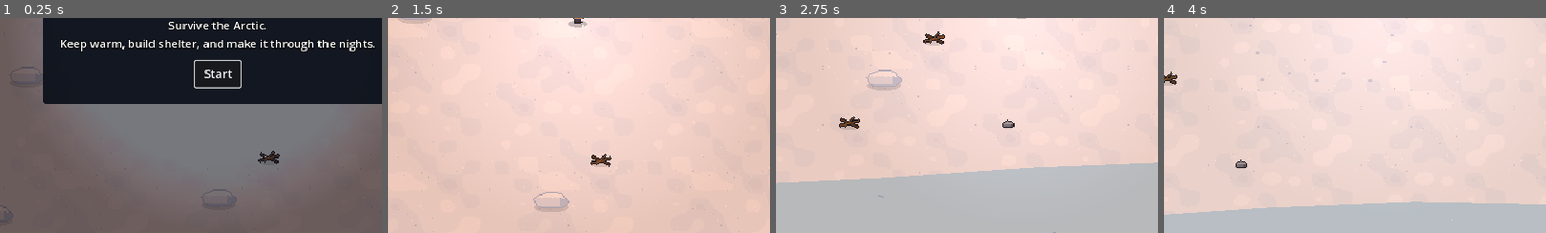
Above: before the commit, frames 1-4 (left to right).
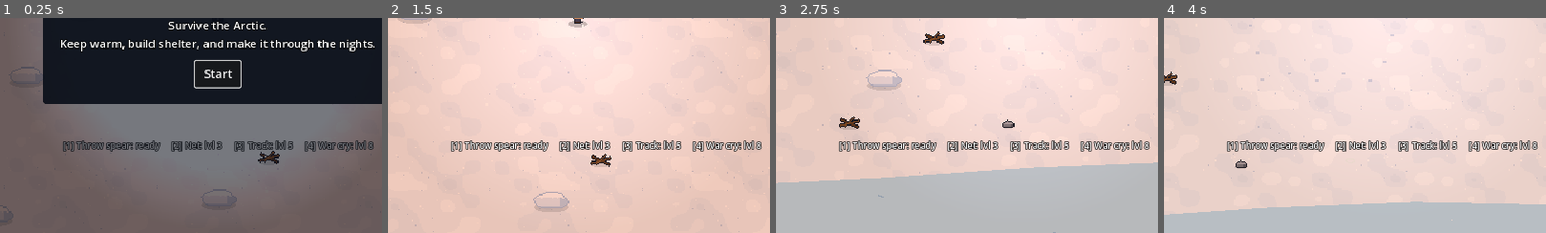
Above: after the commit, the same moments.

Repository: erik123567/Igloo
Game: Godot game, scene res://main.tscn
Same seed, same stepped clock (60 frames per second), same inputs: the game is played once before the commit and once after it.
Inputs (mouse positions are % of the whole screen's width and height, from its top left):
- Up to frame 1 (0.25 s): no input
- Up to frame 2 (1.5 s): click "Start" at 0.5 s; tap Enter (continue) at 1.25 s; move the mouse to (72, 45) at 1.27 s; hold D (move_right) from 1.28 s (still down); tap Space (attack) at 1.35 s; click (72, 45) at 1.42 s
- Up to frame 3 (2.75 s): tap Enter (continue) at 1.55, 2.1 s; move the mouse to (30, 55) at 2.02 s; release D (move_right) at 2.03 s; hold S (move_down) from 2.03 s (still down); click (30, 55) at 2.17 s; tap Q (eat) at 2.3 s
- Up to frame 4 (4 s): move the mouse to (60, 28) at 2.77 s; release S (move_down) at 2.78 s; hold D (move_right) 2.78-3.53 s; tap Q (eat) at 2.85 s; click (60, 28) at 2.92 s; right-click (60, 28) at 3.05 s; move the mouse to (45, 70) at 3.52 s; hold W (move_up) from 3.53 s (still down); right-click (45, 70) at 3.6 s; click (45, 70) at 3.67 s; tap Z (sleep) at 3.8 s
The pictures show only the part of the screen within x 22-72%, y 50-100%; the shares and areas given below are measured in that part.

The runs differ from the first frame. In frame 1, 1.9% of the frame differs, in the area x 16-98%, y 56-63%; in frame 2, 2.4%; in frame 3, 2.3%; in frame 4, 2.3%.

Commit message:
Abilities, death drops your pack, classes at level 6
Keys 1-4: throw spear (slows), net (roots), track (lowers armor), war cry
(faster attacks and movement), unlocking at levels 1/3/5/8. Dying no
longer ends the game: your pack stays where you fell and you wake up at
home. At level 6 you pick Hunter, Tracker or Shaman.

Co-Authored-By: Claude Opus 5.5 <noreply@anthropic.com>
Claude-Session: https://claude.ai/code/session_01YCsowYakhHQPR7bwZeZjoV

Diff:
--- a/scripts/arrow.gd
+++ b/scripts/arrow.gd
@@ -7,6 +7,8 @@
 var speed := 430.0
 var life := 0.8
 var damage := 10.0
+var kind := "arrow"      # "arrow", "spear" (slows) or "net" (roots)
+var target = null        # thrown spears and nets home in on their target
 
 
 func _ready() -> void:
@@ -16,6 +18,17 @@
 
 func _process(delta: float) -> void:
 	if main.game_over or main.sleeping:
+		return
+	if target != null:
+		if not is_instance_valid(target) or target.is_queued_for_deletion():
+			queue_free()
+			return
+		dir = (target.position + Vector2(0, -6) - position).normalized()
+		rotation = dir.angle()
+		if position.distance_to(target.position + Vector2(0, -6)) < 10.0:
+			_hit_target()
+			return
+		position += dir * speed * delta
 		return
 	position += dir * speed * delta
 	life -= delta
@@ -31,7 +44,30 @@
 			return
 
 
+func _hit_target() -> void:
+	if kind == "spear":
+		target.take_hit(shooter, damage)
+		if is_instance_valid(target) and not target.is_queued_for_deletion():
+			target.apply_slow(3.0)
+	elif kind == "net":
+		var t := 3.0 + (1.0 if shooter.subclass == "hunter" else 0.0)
+		target.apply_root(t)
+		main.float_text(target.position + Vector2(0, -26), "Netted!", Color(0.95, 0.85, 0.5))
+		if target.has_method("take_hit") and target.is_in_group("hare"):
+			target.take_hit(shooter, 1.0)
+	queue_free()
+
+
 func _draw() -> void:
+	if kind == "net":
+		draw_arc(Vector2.ZERO, 6, 0, TAU, 12, Color(0.85, 0.75, 0.5), 1.0)
+		draw_line(Vector2(-5, -3), Vector2(5, 3), Color(0.85, 0.75, 0.5), 1.0)
+		draw_line(Vector2(-5, 3), Vector2(5, -3), Color(0.85, 0.75, 0.5), 1.0)
+		return
+	if kind == "spear":
+		draw_line(Vector2(-14, 0), Vector2(8, 0), Color(0.5, 0.34, 0.18), 2.0)
+		draw_colored_polygon(PackedVector2Array([Vector2(8, -3), Vector2(14, 0), Vector2(8, 3)]), Color(0.3, 0.3, 0.35))
+		return
 	draw_line(Vector2(-8, 0), Vector2(5, 0), Color(0.55, 0.38, 0.2), 1.5)
 	draw_colored_polygon(PackedVector2Array([Vector2(5, -2), Vector2(9, 0), Vector2(5, 2)]), Color(0.3, 0.3, 0.35))
 	draw_line(Vector2(-8, 0), Vector2(-10, -2), Color(0.95, 0.95, 0.95), 1.0)
--- a/scripts/bear.gd
+++ b/scripts/bear.gd
@@ -45,6 +45,10 @@
 var _moving := false
 var _print_dist := 0.0
 var _windup := 0.0
+var _slow_t := 0.0       # slowed by a thrown spear
+var _root_t := 0.0       # caught in a net
+var _track_t := 0.0      # tracked: armor lowered
+var _track_amt := 0.0
 var _kb := Vector2.ZERO
 var _recover := 0.0      # standing still after an attack: free hits for you
 var _freeze := 0.0       # hitstop
@@ -77,6 +81,34 @@
 	return 18.0 * float(_v["scale"])
 
 
+func apply_slow(t: float) -> void:
+	_slow_t = maxf(_slow_t, t)
+
+
+func apply_root(t: float) -> void:
+	_root_t = maxf(_root_t, t * (0.5 if is_boss() else 1.0))
+
+
+func apply_track(t: float, amount: float) -> void:
+	_track_t = t
+	_track_amt = amount
+
+
+func armor_now() -> float:
+	return float(_v["armor"]) - (_track_amt if _track_t > 0.0 else 0.0)
+
+
+func _status_draw(sc: float) -> void:
+	if _root_t > 0.0:
+		var c := Color(0.85, 0.75, 0.5, 0.9)
+		for k in 4:
+			var x := (-1.5 + k) * 6.0 * sc
+			draw_line(Vector2(x - 6 * sc, -14 * sc), Vector2(x + 6 * sc, 2), c, 1.0)
+			draw_line(Vector2(x + 6 * sc, -14 * sc), Vector2(x - 6 * sc, 2), c, 1.0)
+	if _track_t > 0.0:
+		draw_string(ThemeDB.fallback_font, Vector2(-4, -22 * sc), "v", HORIZONTAL_ALIGNMENT_LEFT, -1, 12, Color(1, 0.8, 0.3))
+
+
 func freeze(t: float) -> void:
 	_freeze = t
 
@@ -93,6 +125,9 @@
 	_angry = maxf(_angry - delta, 0.0)
 	_hurt = maxf(_hurt - delta, 0.0)
 	_flash = maxf(_flash - delta, 0.0)
+	_slow_t = maxf(_slow_t - delta, 0.0)
+	_root_t = maxf(_root_t - delta, 0.0)
+	_track_t = maxf(_track_t - delta, 0.0)
 	var player = main.player
 	var to_p: Vector2 = player.position - position
 	var dist := to_p.length()
@@ -131,6 +166,10 @@
 				_wander = (home - position).normalized()
 		vel = _wander * ROAM_SPEED
 
+	if _root_t > 0.0:
+		vel = Vector2.ZERO
+	elif _slow_t > 0.0:
+		vel *= 0.7
 	var new_pos := position + vel * delta
 	var push: Vector2 = main.fear_push(new_pos)
 	if push != Vector2.ZERO:
@@ -151,7 +190,7 @@
 
 
 func take_hit(player, damage: float = 1.0) -> void:
-	damage = maxf(damage * (1.0 - player.armor_reduction(float(_v["armor"]))), 1.0)
+	damage = maxf(damage * (1.0 - player.armor_reduction(armor_now())), 1.0)
 	hp -= damage
 	_flash = 0.07
 	_hurt = 0.15
@@ -191,6 +230,7 @@
 	var rear := Vector2(0, -3) if _windup > 0.0 else Vector2.ZERO
 	draw_texture(TEX[frame], Vector2(-15, -15) + rear, tint)
 	draw_set_transform(Vector2.ZERO, 0, Vector2.ONE)
+	_status_draw(sc)
 	if main.player.order_target == self:
 		draw_set_transform(Vector2(0, 2), 0, Vector2(1, 0.5))
 		draw_arc(Vector2.ZERO, hit_radius + 8.0, 0, TAU, 28, Color(1, 0.2, 0.15, 0.9), 1.5)
--- a/scripts/hare.gd
+++ b/scripts/hare.gd
@@ -78,3 +78,15 @@
 	var frame := (int(_anim) % 2) if _moving else 0
 	draw_texture(TEX[frame], Vector2(-6, -10))
 	draw_set_transform(Vector2.ZERO, 0, Vector2.ONE)
+
+
+func apply_slow(_t: float) -> void:
+	pass
+
+
+func apply_root(_t: float) -> void:
+	pass
+
+
+func apply_track(_t: float, _a: float) -> void:
+	pass
--- a/scripts/hud.gd
+++ b/scripts/hud.gd
@@ -63,6 +63,8 @@
 var _boss_bar: ProgressBar
 var _inv_panel: PanelContainer
 var _inv_label: Label
+var _abilities: Label
+var _class_box: CenterContainer
 var _craft: PanelContainer
 var _craft_label: Label
 var _fade: ColorRect
@@ -176,6 +178,11 @@
 	_inv_label.custom_minimum_size = Vector2(640, 0)
 	_inv_panel.add_child(_inv_label)
 
+	# Ability bar, bottom centre
+	_abilities = _label(15, HORIZONTAL_ALIGNMENT_CENTER)
+	_wide(_abilities, 1.0, -158.0, -132.0)
+	root.add_child(_abilities)
+
 	# Help panel, right side
 	_help = PanelContainer.new()
 	_help.add_theme_stylebox_override("panel", _panel_style())
@@ -230,6 +237,15 @@
 	_end_title = end[1]
 	_end_text = end[2]
 	_end_buttons = end[3]
+
+	var cls := _make_menu(root, true)
+	_class_box = cls[0]
+	cls[1].text = "CHOOSE YOUR PATH"
+	cls[2].text = "You've reached level 6. Pick a class. This can't be changed."
+	_add_button(cls[3], "Hunter: +4 damage, 20% Giant Swing (+15), longer nets", func(): _pick_class("hunter"))
+	_add_button(cls[3], "Tracker: 12% faster, +25% XP, Track -6 armor", func(): _pick_class("tracker"))
+	_add_button(cls[3], "Shaman: regenerate health, 30% less cold, War cry heals", func(): _pick_class("shaman"))
+	(cls[3] as BoxContainer).vertical = true
 
 	var title := _make_menu(root, true)
 	_title_box = title[0]
@@ -431,11 +447,10 @@
 		first = _add_button(_end_buttons, "Keep playing", func(): main.continue_endless())
 		_add_button(_end_buttons, "New game", func(): main.restart("new"))
 	else:
+		first = _add_button(_end_buttons, "Wake up at home", func(): main.respawn())
 		if main.has_save():
-			first = _add_button(_end_buttons, "Retry from this morning", func(): main.restart("continue"))
-			_add_button(_end_buttons, "New game", func(): main.restart("new"))
-		else:
-			first = _add_button(_end_buttons, "Try again", func(): main.restart("new"))
+			_add_button(_end_buttons, "Reload this morning", func(): main.restart("continue"))
+		_add_button(_end_buttons, "New game", func(): main.restart("new"))
 	_end_box.visible = true
 	first.grab_focus()
 
@@ -498,6 +513,10 @@
 		_prompt.text = player.fishing_prompt()
 
 	_status.text = _status_text()
+	var ab := []
+	for i in 4:
+		ab.append("[%d] %s: %s" % [i + 1, player.ABILITIES[i]["name"], player.ability_ready_text(i)])
+	_abilities.text = "     ".join(PackedStringArray(ab)) + ("     WAR CRY %ds" % int(player.warcry_time) if player.warcry_time > 0.0 else "")
 	var boss = null
 	var bd := 650.0
 	for b in get_tree().get_nodes_in_group("boss"):
@@ -558,6 +577,16 @@
 	if home != null and not home.contains(player.position):
 		var to: Vector2 = home.center() - player.position
 		lines.append("Home: %dm %s" % [int(to.length() / 10.0), compass(to)])
+	if main.lost_pack_pos != null:
+		var still := false
+		for l in get_tree().get_nodes_in_group("loot"):
+			if l.position.distance_to(main.lost_pack_pos) < 4.0 and not l.is_queued_for_deletion():
+				still = true
+		if still:
+			var lp: Vector2 = main.lost_pack_pos - player.position
+			lines.append("Your lost pack: %dm %s" % [int(lp.length() / 10.0), compass(lp)])
+		else:
+			main.lost_pack_pos = null
 	var goal: Array = main.current_goal()
 	var gl := "Next: %s" % goal[0]
 	if goal[1] != null:
@@ -672,4 +701,18 @@
 
 ## True when the mouse is busy with a menu, so clicks shouldn't swing.
 func mouse_over_ui() -> bool:
-	return get_tree().paused or craft_open or _title_box.visible
+	return get_tree().paused or craft_open or _title_box.visible or _class_box.visible
+
+
+func show_class_choice() -> void:
+	set_craft_open(false)
+	_class_box.visible = true
+	get_tree().paused = true
+
+
+func _pick_class(c: String) -> void:
+	player.subclass = c
+	_class_box.visible = false
+	get_tree().paused = false
+	main.audio.play("chime", null, 0.0, 0.0, 0.8)
+	show_message("You are now a %s." % c.capitalize(), 5.0)
--- a/scripts/main.gd
+++ b/scripts/main.gd
@@ -64,6 +64,7 @@
 	{"key": "spear_iron", "tool": "spear", "tier": 3, "bench": true, "name": "Iron spear", "cost": {"iron": 2, "logs": 1}, "note": "4 damage"},
 	{"key": "bow", "tool": "bow", "tier": 1, "bench": true, "name": "Bow", "cost": {"logs": 1, "sticks": 2}, "note": "shoot arrows from afar"},
 	{"key": "arrows", "name": "5 arrows", "cost": {"sticks": 2, "flint": 1}, "note": ""},
+	{"key": "nets", "name": "2 nets", "cost": {"hide": 1, "sticks": 4}, "note": "press 2 to throw: roots an animal for 3s"},
 	{"key": "rod", "tool": "rod", "tier": 1, "name": "Fishing rod", "cost": {"sticks": 3, "bone": 1}, "note": "fish through the ice (lake or sea ice)"},
 	{"key": "snare", "name": "Snare", "cost": {"sticks": 3, "hide": 1}, "note": "catches hares overnight"},
 	{"key": "fence", "name": "Fence", "cost": {"logs": 2}, "note": "wolves and bears can't get past"},
@@ -127,6 +128,7 @@
 var rescue_day := 0              # morning the rescue plane arrives (0 = beacon not on yet)
 var milestone_shown := false
 var bosses_killed := []
+var lost_pack_pos = null      # where your pack dropped when you died
 
 const SAVE_PATH := "user://igloo_save.json"
 ## How the scene should start after a reload: "title", "continue" or "new".
@@ -229,6 +231,10 @@
 		"craft_8": [KEY_8],
 		"cycle_weapon": [KEY_F],
 		"inventory": [KEY_I],
+		"ability_1": [KEY_1],
+		"ability_2": [KEY_2],
+		"ability_3": [KEY_3],
+		"ability_4": [KEY_4],
 		"torch": [KEY_T],
 		"toggle_help": [KEY_H],
 		"pause": [KEY_ESCAPE],
@@ -948,6 +954,9 @@
 		"arrows":
 			player.inventory["arrows"] += 5
 			hud.show_toast("+5 arrows")
+		"nets":
+			player.inventory["net"] += 2
+			hud.show_toast("+2 nets")
 		"torch":
 			player.inventory["torch"] += 1
 			hud.show_message("Torch made. Press T to light it.", 4.0)
@@ -977,6 +986,20 @@
 	a.shooter = player
 	a.dir = dir
 	a.position = from
+	add_child(a)
+
+
+## A thrown spear or net that flies straight to its target.
+func throw_projectile(kind: String, shooter, target, dmg: float) -> void:
+	var a = ArrowScript.new()
+	a.main = self
+	a.shooter = shooter
+	a.kind = kind
+	a.target = target
+	a.damage = dmg
+	a.speed = 380.0
+	a.position = shooter.position + Vector2(0, -8)
+	a.dir = (target.position - shooter.position).normalized()
 	add_child(a)
 
 
@@ -1035,7 +1058,38 @@
 	if game_over:
 		return
 	game_over = true
-	hud.show_end(false, "You died from %s." % cause)
+	stats["deaths"] = int(stats.get("deaths", 0)) + 1
+	hud.show_end(false, "You died from %s.\nYou can wake up at home, but your pack stays where you fell." % cause)
+
+
+## Back from the dead: your pack (everything but trophies) stays at your body,
+## and you wake up at home, hurt but alive.
+func respawn() -> void:
+	var pack := {}
+	for k in player.inventory:
+		if player.inventory[k] > 0 and not k in ["alpha_fang", "great_claw", "king_pelt"]:
+			pack[k] = player.inventory[k]
+			player.inventory[k] = 0
+	if not pack.is_empty():
+		spawn_loot(player.position, pack)
+		lost_pack_pos = player.position
+	var home = get_home()
+	player.position = home.center() if home != null else spawn_point
+	cam.position = player.position
+	player.dead = false
+	player.health = player.max_health * 0.5
+	player.temp = maxf(player.temp, 70.0)
+	player.hunger = maxf(player.hunger, 40.0)
+	player.energy = maxf(player.energy, 50.0)
+	player.order_target = null
+	player.move_target = null
+	player.torch_time = 0.0
+	for w in get_tree().get_nodes_in_group("wolf"):
+		if not w.resident and w.position.distance_to(player.position) < 500.0:
+			w.queue_free()
+	game_over = false
+	hud.hide_end()
+	hud.show_message("You wake up at home, aching. Your pack lies where you fell.\nGo get it back before you need it.", 6.0)
 
 
 ## Half of the meat and fish you carry goes bad overnight. Jerky and chest food keep.
@@ -1148,7 +1202,7 @@
 			"temp": player.temp, "hunger": player.hunger, "energy": player.energy, "health": player.health,
 			"inventory": player.inventory, "tools": player.tools, "gear": player.gear,
 			"weapon": player.weapon, "torch_time": player.torch_time,
-			"skills": player.skills, "armor": player.armor, "level": player.level, "xp": player.xp,
+			"skills": player.skills, "armor": player.armor, "level": player.level, "xp": player.xp, "subclass": player.subclass,
 		},
 		"map": map, "fires": fires, "igloos": igloos, "cabin": cabin, "loot": loot,
 	}
@@ -1213,6 +1267,7 @@
 			player.skills[k] = {"level": int(sk[k]["level"]), "xp": int(sk[k]["xp"])}
 	player.level = int(p.get("level", 1))
 	player.xp = int(p.get("xp", 0))
+	player.subclass = str(p.get("subclass", ""))
 	player.max_health = 200.0 + 14.0 * (player.level - 1)
 	player.torch_time = float(p.get("torch_time", 0.0))
 
--- a/scripts/player.gd
+++ b/scripts/player.gd
@@ -43,6 +43,17 @@
 var level := 1
 var xp := 0
 const MAX_LEVEL := 30
+var subclass := ""          # chosen at level 6: "hunter", "tracker" or "shaman"
+
+## Abilities on keys 1-4: unlock level, energy cost, cooldown.
+const ABILITIES := [
+	{"key": "throw", "name": "Throw spear", "level": 1, "energy": 10.0, "cd": 6.0},
+	{"key": "net", "name": "Net", "level": 3, "energy": 5.0, "cd": 12.0},
+	{"key": "track", "name": "Track", "level": 5, "energy": 10.0, "cd": 20.0},
+	{"key": "warcry", "name": "War cry", "level": 8, "energy": 25.0, "cd": 40.0},
+]
+var ability_cd := [0.0, 0.0, 0.0, 0.0]
+var warcry_time := 0.0
 
 ## Skills level up with XP as you play (1 to 10).
 var skills := {
@@ -57,7 +68,7 @@
 	"berries": 0, "raw_meat": 0, "cooked_meat": 0,
 	"logs": 0, "arrows": 0, "torch": 0, "hide": 0, "bone": 0, "iron": 0,
 	"raw_fish": 0, "cooked_fish": 0, "jerky": 0, "radio_part": 0, "white_fur": 0, "steel": 0,
-	"alpha_fang": 0, "great_claw": 0, "king_pelt": 0,
+	"alpha_fang": 0, "great_claw": 0, "king_pelt": 0, "net": 0,
 }
 var tools := {"axe": 0, "spear": 0, "bow": 0, "rod": 0}   # 0 = don't have it, 1 stone, 2 bone, 3 iron
 var gear := {"mittens": false, "boots": false, "coat": false, "polar_coat": false}
@@ -197,6 +208,10 @@
 		speed *= 1.08
 	if armor >= 2:
 		speed *= 0.95
+	if warcry_time > 0.0:
+		speed *= 1.15
+	if subclass == "tracker":
+		speed *= 1.12
 	var want := dir.limit_length(1.0) * speed
 	# snappy: accelerate hard toward where you want to go, brake hard when you stop
 	var rate := ACCEL if wants_move else FRICTION
@@ -236,6 +251,8 @@
 	else:
 		rate *= main.weather.cold_multiplier() * main.zone_cold(position)
 	rate *= gear_cold_factor()
+	if subclass == "shaman" and rate < 0.0:
+		rate *= 0.7
 	if rate < 0.0:
 		rate *= 1.0 - 0.04 * (skill("survival") - 1)
 		# braving the cold trains Survival, faster in harsher places
@@ -326,6 +343,9 @@
 			_use_target()
 		elif Input.is_action_pressed("interact") and target.can_interact(self):
 			_use_target()  # holding E repeats, handy for snow blocks
+	for i in 4:
+		if Input.is_action_just_pressed("ability_%d" % (i + 1)):
+			use_ability(i)
 	if Input.is_action_just_pressed("attack"):
 		var near = _nearest_attackable(220.0)
 		if near != null:
@@ -405,11 +425,15 @@
 	if weapon == "axe" or weapon == "spear":
 		tier = clampi(int(tools[weapon]), 0, tiers.size() - 1)
 	var r: Array = tiers[tier]
-	return [int(r[0]) + level - 1, int(r[1]) + level - 1]
+	var bonus := level - 1 + (4 if subclass == "hunter" else 0)
+	return [int(r[0]) + bonus, int(r[1]) + bonus]
 
 
 func attack_cooldown() -> float:
-	return float(weapon_stats()["cooldown"]) / (1.0 + 0.02 * (level - 1))
+	var spd := 1.0 + 0.02 * (level - 1)
+	if warcry_time > 0.0:
+		spd += 0.3
+	return float(weapon_stats()["cooldown"]) / spd
 
 
 func armor_value() -> float:
@@ -433,6 +457,11 @@
 
 func _update_combat(delta: float) -> void:
 	_atk_cd = maxf(_atk_cd - delta, 0.0)
+	for i in 4:
+		ability_cd[i] = maxf(ability_cd[i] - delta, 0.0)
+	warcry_time = maxf(warcry_time - delta, 0.0)
+	if subclass == "shaman" and health < max_health and not dead:
+		health = minf(health + 1.5 * delta, max_health)
 	if _swing_t >= 0.0:
 		_swing_t += delta
 		if _swing_t >= float(weapon_stats()["point"]):
@@ -465,6 +494,9 @@
 		return
 	var dr := damage_range()
 	var dmg := float(randi_range(dr[0], dr[1]))
+	if subclass == "hunter" and randf() < 0.2:
+		dmg += 15.0   # Giant Swing
+		main.float_text(position + Vector2(0, -30), "Giant swing!", Color(1, 0.7, 0.3))
 	var to_t: Vector2 = t.position - position
 	if weapon == "bow":
 		inventory["arrows"] -= 1
@@ -769,6 +801,8 @@
 func gain_xp(amount: int) -> void:
 	if level >= MAX_LEVEL or amount <= 0:
 		return
+	if subclass == "tracker":
+		amount = int(amount * 1.25)
 	xp += amount
 	main.float_text(position + Vector2(0, -34), "+%d xp" % amount, Color(0.75, 0.6, 1.0))
 	while level < MAX_LEVEL and xp >= xp_to_next():
@@ -779,6 +813,11 @@
 		main.audio.play("chime", null, -4.0, 0.0)
 		main.puff(position + Vector2(0, -10), Color(1, 0.9, 0.4), 20, 80.0)
 		main.hud.show_message("Level %d! Max health %d, damage +%d, armor +%.1f." % [level, int(max_health), level - 1, 0.3 * (level - 1)], 5.0)
+		for ab in ABILITIES:
+			if int(ab["level"]) == level:
+				main.hud.show_toast("New ability: %s" % ab["name"])
+		if level >= 6 and subclass == "":
+			main.hud.show_class_choice()
 
 
 func add_xp(name: String, amount: int) -> void:
@@ -803,3 +842,82 @@
 			what = "gathering takes %d%% less energy" % (6 * (level - 1))
 	main.audio.play("chime", null, -6.0, 0.0)
 	main.hud.show_message("%s is now level %d: %s." % [name.capitalize(), level, what], 5.0)
+
+
+# ---------- Abilities ----------
+
+## Who an ability aims at: your current target, else the animal under the mouse, else the nearest.
+func _ability_target(max_range: float):
+	var t = order_target
+	if t == null or not is_instance_valid(t) or t.is_queued_for_deletion():
+		t = animal_at(get_global_mouse_position())
+	if t == null:
+		t = _nearest_attackable(max_range)
+	if t != null and t.position.distance_to(position) > max_range + t.hit_radius:
+		return null
+	return t
+
+
+func ability_ready_text(i: int) -> String:
+	var ab: Dictionary = ABILITIES[i]
+	if level < int(ab["level"]):
+		return "lvl %d" % ab["level"]
+	if ability_cd[i] > 0.0:
+		return "%ds" % int(ceil(ability_cd[i]))
+	if ab["key"] == "net":
+		return "x%d" % inventory["net"]
+	return "ready"
+
+
+func use_ability(i: int) -> void:
+	var ab: Dictionary = ABILITIES[i]
+	if level < int(ab["level"]):
+		say("%s unlocks at level %d." % [ab["name"], ab["level"]])
+		return
+	if ability_cd[i] > 0.0:
+		return
+	var cost: float = ab["energy"]
+	if energy < cost:
+		say("Not enough energy for %s." % ab["name"])
+		return
+	match ab["key"]:
+		"throw":
+			if int(tools["spear"]) == 0:
+				say("You need a spear to throw (Tab).")
+				return
+			var t = _ability_target(280.0)
+			if t == null:
+				say("No animal in throwing range.")
+				return
+			var r: Array = WEAPONS["spear"]["dmg"][clampi(int(tools["spear"]), 0, 4)]
+			var dmg := 1.5 * float(randi_range(int(r[0]) + level - 1, int(r[1]) + level - 1))
+			main.throw_projectile("spear", self, t, dmg)
+			main.audio.play("bow", null, -2.0, 0.0, 0.7)
+		"net":
+			if inventory["net"] <= 0:
+				say("You have no nets. Craft some (Tab): hide and sticks.")
+				return
+			var t = _ability_target(220.0)
+			if t == null:
+				say("No animal in range to net.")
+				return
+			inventory["net"] -= 1
+			main.throw_projectile("net", self, t, 0.0)
+			main.audio.play("swing", null, -4.0, 0.0, 0.6)
+		"track":
+			var t = _ability_target(400.0)
+			if t == null:
+				say("No animal in sight to track.")
+				return
+			t.apply_track(20.0, 6.0 if subclass == "tracker" else 3.0)
+			main.float_text(t.position + Vector2(0, -30), "Tracked: -armor", Color(1, 0.8, 0.3))
+			main.audio.play("chime", null, -10.0, 0.0, 1.4)
+		"warcry":
+			warcry_time = 10.0
+			if subclass == "shaman":
+				health = minf(health + 50.0, max_health)
+			main.float_text(position + Vector2(0, -30), "WAR CRY!", Color(1, 0.5, 0.3))
+			main.audio.play("howl", null, -4.0, 0.0, 1.5)
+			main.shake(3.0)
+	energy -= cost
+	ability_cd[i] = float(ab["cd"])
--- a/scripts/wolf.gd
+++ b/scripts/wolf.gd
@@ -52,6 +52,10 @@
 var _freeze := 0.0       # hitstop
 var _flash := 0.0        # white flash when hit
 var _poise_hits := 0
+var _slow_t := 0.0       # slowed by a thrown spear
+var _root_t := 0.0       # caught in a net
+var _track_t := 0.0      # tracked: armor lowered
+var _track_amt := 0.0
 var _summons := 2             # the alpha calls for help twice
 
 
@@ -85,6 +89,34 @@
 	return n
 
 
+func apply_slow(t: float) -> void:
+	_slow_t = maxf(_slow_t, t)
+
+
+func apply_root(t: float) -> void:
+	_root_t = maxf(_root_t, t * (0.5 if is_boss() else 1.0))
+
+
+func apply_track(t: float, amount: float) -> void:
+	_track_t = t
+	_track_amt = amount
+
+
+func armor_now() -> float:
+	return float(_v["armor"]) - (_track_amt if _track_t > 0.0 else 0.0)
+
+
+func _status_draw(sc: float) -> void:
+	if _root_t > 0.0:
+		var c := Color(0.85, 0.75, 0.5, 0.9)
+		for k in 4:
+			var x := (-1.5 + k) * 6.0 * sc
+			draw_line(Vector2(x - 6 * sc, -14 * sc), Vector2(x + 6 * sc, 2), c, 1.0)
+			draw_line(Vector2(x + 6 * sc, -14 * sc), Vector2(x - 6 * sc, 2), c, 1.0)
+	if _track_t > 0.0:
+		draw_string(ThemeDB.fallback_font, Vector2(-4, -22 * sc), "v", HORIZONTAL_ALIGNMENT_LEFT, -1, 12, Color(1, 0.8, 0.3))
+
+
 func freeze(t: float) -> void:
 	_freeze = t
 
@@ -109,6 +141,9 @@
 	_back_off -= delta
 	_hurt = maxf(_hurt - delta, 0.0)
 	_flash = maxf(_flash - delta, 0.0)
+	_slow_t = maxf(_slow_t - delta, 0.0)
+	_root_t = maxf(_root_t - delta, 0.0)
+	_track_t = maxf(_track_t - delta, 0.0)
 	var player = main.player
 	var to_p: Vector2 = player.position - position
 	var dist := to_p.length()
@@ -163,6 +198,10 @@
 				_wander_dir = (_wander_dir + dir_p * 0.6).normalized()
 		vel = _wander_dir * PROWL_SPEED
 
+	if _root_t > 0.0 and not leaving:
+		vel = Vector2.ZERO
+	elif _slow_t > 0.0:
+		vel *= 0.7
 	var new_pos := position + vel * delta
 	var push: Vector2 = main.fear_push(new_pos)
 	if push != Vector2.ZERO and not leaving:
@@ -188,7 +227,7 @@
 
 
 func take_hit(player, damage: float = 1.0) -> void:
-	damage = maxf(damage * (1.0 - player.armor_reduction(float(_v["armor"]))), 1.0)
+	damage = maxf(damage * (1.0 - player.armor_reduction(armor_now())), 1.0)
 	hp -= damage
 	_flash = 0.07
 	_hurt = 0.15
@@ -238,6 +277,7 @@
 	draw_set_transform(Vector2.ZERO, 0, Vector2.ONE)
 	if _windup > 0.0:
 		draw_string(ThemeDB.fallback_font, Vector2(-3, -16 * sc - 4), "!", HORIZONTAL_ALIGNMENT_LEFT, -1, 16, Color(1, 0.25, 0.2))
+	_status_draw(sc)
 	if main.player.order_target == self:
 		draw_set_transform(Vector2(0, 2), 0, Vector2(1, 0.5))
 		draw_arc(Vector2.ZERO, hit_radius + 6.0, 0, TAU, 24, Color(1, 0.2, 0.15, 0.9), 1.5)
--- a/tests/smoke_test.gd
+++ b/tests/smoke_test.gd
@@ -251,6 +251,10 @@
 			p.gain_xp(100000)
 			print("level ", lv0, " -> ", p.level, " max health ", p.max_health, " damage ", p.damage_range())
 			assert(p.level == 30 and p.max_health > 600.0)
+			# level 6+ asks you to pick a class
+			assert(get_root().get_tree().paused)
+			main.hud._pick_class("hunter")
+			assert(p.subclass == "hunter" and not get_root().get_tree().paused)
 			for st in get_nodes_in_group("structure"):
 				if st.kind == "workbench":
 					p.position = st.position + Vector2(0, 40)
@@ -327,6 +331,30 @@
 			p._cancel_swing()
 			p._update_combat(0.4)
 			assert(w.hp == hp_before)
+			# abilities: throw a spear, then net it
+			test_wolf = w
+			p.tools["spear"] = 4
+			p.energy = 100.0
+			p.inventory["net"] = 1
+			p.ability_cd = [0.0, 0.0, 0.0, 0.0]
+			p.use_ability(1)
+			p.use_ability(2)
+			p.use_ability(3)
+			p.use_ability(0)
+			print("ability cooldowns: ", p.ability_cd, " nets left ", p.inventory["net"], " war cry ", p.warcry_time)
+			assert(p.ability_cd[0] > 0.0 and p.ability_cd[1] > 0.0 and p.inventory["net"] == 0 and p.warcry_time > 0.0)
+		488:
+			if is_instance_valid(test_wolf) and not test_wolf.is_queued_for_deletion():
+				print("wolf after spear and net: hp ", test_wolf.hp, " rooted ", test_wolf._root_t, " slowed ", test_wolf._slow_t)
+				assert(test_wolf._root_t > 0.0)
+			# dying drops your pack and you wake up at home
+			p.inventory["logs"] = 7
+			p.take_damage(99999.0, "a test", false)
+			assert(main.game_over)
+			main.respawn()
+			print("after respawn: health ", p.health, " logs ", p.inventory["logs"], " pack at ", main.lost_pack_pos)
+			assert(not main.game_over and not p.dead and p.inventory["logs"] == 0 and main.lost_pack_pos != null)
+			assert(p.inventory["king_pelt"] == 1)
 		500:
 			print("SMOKE TEST OK: day ", main.day, ", health ", p.health, ", weather ", main.weather.label())
 			return true
